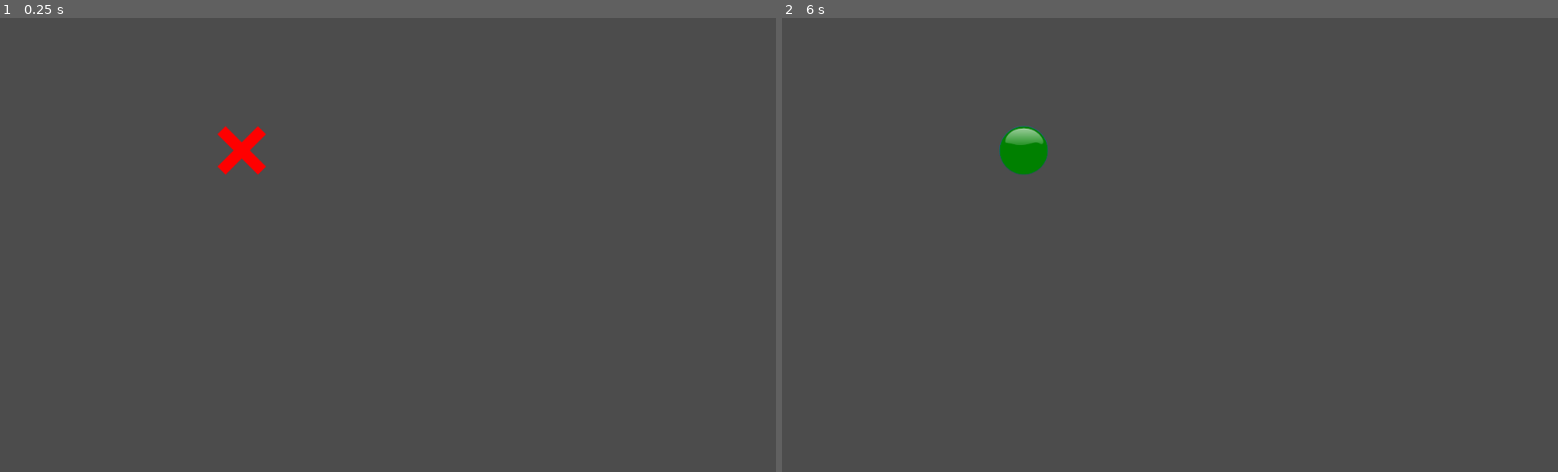
Above: before the commit, frames 1-2 (left to right).
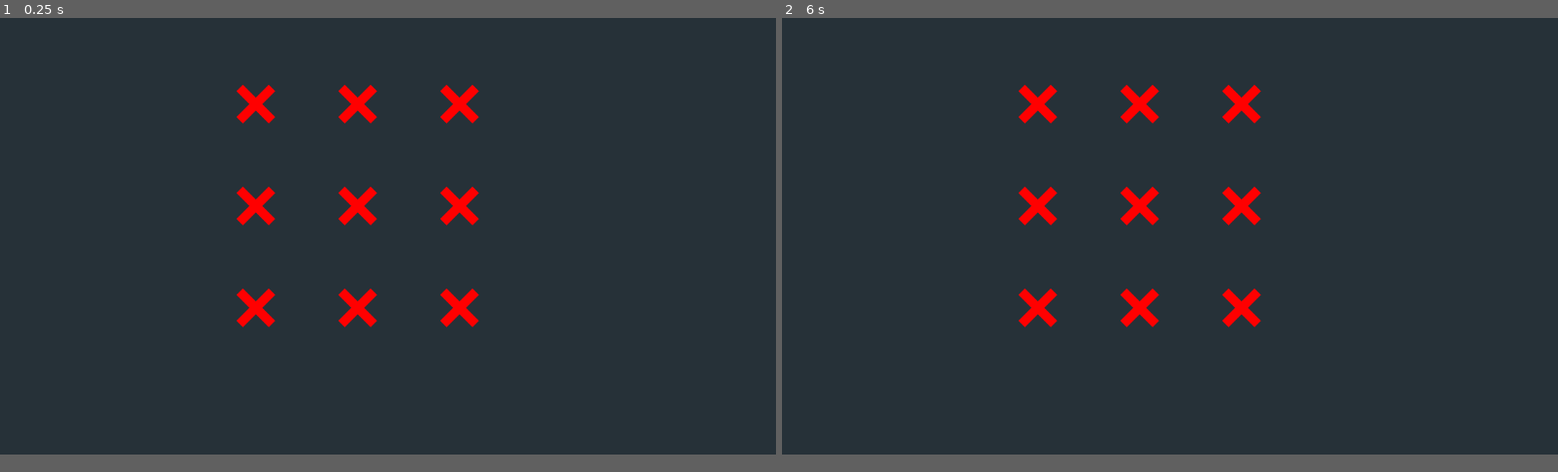
Above: after the commit, the same moments.

Repository: lucassfelix/tic_tac_toe_ai
Game: Godot game, scene res://Scenes/mainScene.tscn
Same seed, same stepped clock (60 frames per second), same inputs: the game is played once before the commit and once after it.
Inputs (mouse positions are in pixels of both pictures, inside the frame that each line leads up to):
- Up to frame 1 (0.25 s): no input
- Up to frame 2 (6 s): click (1022, 149) at 0.52 s; click (1138, 140) at 1.27 s; click (1239, 140) at 2.02 s; click (1138, 245) at 2.77 s; click (1239, 245) at 3.52 s; click (1138, 349) at 4.27 s; click (1239, 349) at 5.02 s; click (1022, 149) at 5.77 s
In our replay, the window is 800x468 before the commit and 800x450 after it. These sizes can differ from the game's own. Grey fills any space a smaller window leaves; there, only what the larger window draws over its background counts as a difference.

The runs differ from the first frame. In frame 1, 96% of the frame differs, in the area x 0-100%, y 0-97%; in frame 2, 96%.
Error before the commit: Invalid call. Nonexistent function 'get_class' in base 'Nil'. (res://Scripts/AIPlayer.gd:16)

Commit message:
Board!

Diff:
--- a/IntegerVar.gd
+++ b/IntegerVar.gd
@@ -8,4 +8,6 @@
 
 func set_value(new_value : int) -> void:
 	value = new_value
-	ResourceSaver.save(resource_path, self)
+	var err := ResourceSaver.save(resource_path, self)
+	if err:
+		print("Falha ao salvar!")
--- a/Piece.gd
+++ b/Piece.gd
@@ -1,6 +1,6 @@
 extends Resource
 class_name Piece
 
-export(String) var name = "EMPTY"
+export(String) var piece_name = " "
 export(int) var value = 0
-export(Texture) var image = null
+export(Texture) var texture = null
--- a/Resources/Pieces/Empty_Piece.tres
+++ b/Resources/Pieces/Empty_Piece.tres
@@ -1,10 +1,8 @@
-[gd_resource type="Resource" load_steps=3 format=2]
+[gd_resource type="Resource" load_steps=2 format=2]
 
 [ext_resource path="res://Piece.gd" type="Script" id=1]
-[ext_resource path="res://Textures/X_Image.png" type="Texture" id=2]
 
 [resource]
 script = ExtResource( 1 )
-name = "X"
-value = -1
-image = ExtResource( 2 )
+piece_name = " "
+value = 0
--- a/Resources/Pieces/O_Piece.tres
+++ b/Resources/Pieces/O_Piece.tres
@@ -1,10 +1,10 @@
 [gd_resource type="Resource" load_steps=3 format=2]
 
 [ext_resource path="res://Piece.gd" type="Script" id=1]
-[ext_resource path="res://Textures/X_Image.png" type="Texture" id=2]
+[ext_resource path="res://Textures/O_Texture.png" type="Texture" id=2]
 
 [resource]
 script = ExtResource( 1 )
-name = "X"
-value = -1
-image = ExtResource( 2 )
+piece_name = "O"
+value = 1
+texture = ExtResource( 2 )
--- a/Resources/Pieces/X_Piece.tres
+++ b/Resources/Pieces/X_Piece.tres
@@ -1,8 +1,10 @@
-[gd_resource type="Resource" load_steps=2 format=2]
+[gd_resource type="Resource" load_steps=3 format=2]
 
 [ext_resource path="res://Piece.gd" type="Script" id=1]
+[ext_resource path="res://Textures/X_Image.png" type="Texture" id=2]
 
 [resource]
 script = ExtResource( 1 )
-name = "EMPTY"
-value = 0
+piece_name = "X"
+value = -1
+texture = ExtResource( 2 )
--- a/Resources/Variables/BoardSize.tres
+++ b/Resources/Variables/BoardSize.tres
@@ -5,4 +5,4 @@
 [resource]
 resource_name = "BoardSize"
 script = ExtResource( 1 )
-value = 5
+value = 3
--- /dev/null
+++ b/Scenes/Board.tscn
@@ -0,0 +1,23 @@
+[gd_scene load_steps=7 format=2]
+
+[ext_resource path="res://Scripts/Board.gd" type="Script" id=1]
+[ext_resource path="res://Resources/Variables/BoardSize.tres" type="Resource" id=2]
+[ext_resource path="res://Resources/Pieces/X_Piece.tres" type="Resource" id=3]
+[ext_resource path="res://Resources/Pieces/Empty_Piece.tres" type="Resource" id=4]
+[ext_resource path="res://Resources/Pieces/O_Piece.tres" type="Resource" id=5]
+[ext_resource path="res://Scenes/BoardPiece.tscn" type="PackedScene" id=6]
+
+[node name="Board" type="Control"]
+anchor_right = 1.0
+anchor_bottom = 1.0
+script = ExtResource( 1 )
+pieces = [ ExtResource( 4 ), ExtResource( 5 ), ExtResource( 3 ) ]
+ai_node_path = NodePath("../AI")
+board_size_resource = ExtResource( 2 )
+board_piece = ExtResource( 6 )
+
+[node name="Rows" type="VBoxContainer" parent="."]
+margin_left = 390.0
+margin_top = 110.0
+margin_right = 890.0
+margin_bottom = 610.0
--- a/Scenes/BoardPiece.tscn
+++ b/Scenes/BoardPiece.tscn
@@ -1,14 +1,9 @@
-[gd_scene load_steps=4 format=2]
+[gd_scene load_steps=2 format=2]
 
-[ext_resource path="res://Textures/X_Image.png" type="Texture" id=1]
 [ext_resource path="res://Scripts/BoardPiece.gd" type="Script" id=2]
-[ext_resource path="res://Textures/O_Texture.png" type="Texture" id=3]
 
-[node name="BoardPiece" type="Node2D"]
-script = ExtResource( 2 )
-
-[node name="TextureButton" type="TextureButton" parent="."]
+[node name="TextureButton" type="TextureButton"]
 margin_right = 40.0
 margin_bottom = 40.0
-texture_normal = ExtResource( 1 )
-texture_hover = ExtResource( 3 )
+size_flags_vertical = 3
+script = ExtResource( 2 )
--- /dev/null
+++ b/Scenes/TitleScreen.tscn
@@ -0,0 +1,25 @@
+[gd_scene load_steps=2 format=2]
+
+[ext_resource path="res://Textures/logo.png" type="Texture" id=1]
+
+[node name="TitleScreen" type="Control"]
+anchor_right = 1.0
+anchor_bottom = 1.0
+
+[node name="Menu" type="VBoxContainer" parent="."]
+margin_left = 120.0
+margin_top = 80.0
+margin_right = 1160.0
+margin_bottom = 640.0
+
+[node name="Logo" type="TextureRect" parent="Menu"]
+margin_right = 1040.0
+margin_bottom = 128.0
+texture = ExtResource( 1 )
+stretch_mode = 4
+
+[node name="CenterRow" type="HBoxContainer" parent="Menu"]
+margin_top = 132.0
+margin_right = 1040.0
+margin_bottom = 560.0
+size_flags_vertical = 3
--- a/Scenes/mainScene.tscn
+++ b/Scenes/mainScene.tscn
@@ -1,23 +1,15 @@
-[gd_scene load_steps=7 format=2]
+[gd_scene load_steps=5 format=2]
 
-[ext_resource path="res://Scenes/BoardPiece.tscn" type="PackedScene" id=1]
-[ext_resource path="res://Scripts/Board.gd" type="Script" id=2]
+[ext_resource path="res://Scenes/Board.tscn" type="PackedScene" id=1]
 [ext_resource path="res://Scripts/AIPlayer.gd" type="Script" id=3]
-[ext_resource path="res://Resources/Variables/BoardSize.tres" type="Resource" id=4]
 [ext_resource path="res://Resources/Pieces/Empty_Piece.tres" type="Resource" id=5]
 [ext_resource path="res://Resources/Pieces/X_Piece.tres" type="Resource" id=6]
 
-[node name="MainScene" type="Node2D"]
+[node name="MainScene" type="Node"]
 
 [node name="AI" type="Node" parent="."]
 script = ExtResource( 3 )
-board_size_resource = ExtResource( 4 )
 empty_piece_resource = ExtResource( 5 )
 player_ai_resource = ExtResource( 6 )
 
-[node name="BoardPiece" parent="." instance=ExtResource( 1 )]
-position = Vector2( 287, 143 )
-
-[node name="Board" type="Node2D" parent="."]
-script = ExtResource( 2 )
-board_size_resource = ExtResource( 4 )
+[node name="Board" parent="." instance=ExtResource( 1 )]
--- a/Scripts/AIPlayer.gd
+++ b/Scripts/AIPlayer.gd
@@ -1,9 +1,11 @@
 extends Node
+
+class_name AIPlayer
 
 const ai_state = -1
 
-export(Resource) var board_size_resource
-var board_size : IntegerVar
+export var board_path : NodePath
+var board_node;
 
 export(Resource) var empty_piece_resource
 var EMPTY_PIECE : Piece
@@ -13,12 +15,14 @@
 
 
 func _ready():
-	print(board_size.get_class())
-	print(board_size_resource.get_class())
-	assert(typeof(board_size) == typeof(board_size_resource), "ERROR: Wrong type of resource. (" + board_size.get_class() + board_size_resource.get_class() + ")")
-	board_size = board_size_resource
+	assert(empty_piece_resource != null, "ERROR: Null resource.")
+	assert(player_ai_resource != null, "ERROR: Null resource.")
 	EMPTY_PIECE = empty_piece_resource
 	AI_PIECE = player_ai_resource
+
+	board_node = get_node(board_path)
+
+
 	pass
 
 
@@ -28,7 +32,9 @@
 
 func minimax(board : Array, ai_turn : bool) -> Array:
 
-	var endgame : int =  Board.endgame(board,ai_state)
+	var board_size : int = len(board)
+
+	var endgame : int =  board_node.endgame(board,ai_state)
 
 	if endgame != 2:
 		return [endgame, []]
@@ -36,11 +42,14 @@
 	var max_play = [-10, []]
 	var min_play = [10, []]
 
-	for row in range(len(board)):
-		for col in range(len(board)):
+	for row in range(board_size):
+		for col in range(board_size):
 			if board[row][col] == EMPTY_PIECE.value:
 
-				board[row][col]
+				if ai_turn:
+					board[row][col] = AI_PIECE.value
+				else:
+					board[row][col] = -AI_PIECE.value
 
 				var result = minimax(board, !ai_turn)
 
@@ -51,19 +60,9 @@
 					if result[0] < min_play[0]:
 						min_play = [result[0],[row,col]]
 
-				board[row][col] = Board.BOARD_PIECE.EMPTY
+				board[row][col] = EMPTY_PIECE.value
 
 	if ai_turn:
 		return max_play
 	else:
 		return min_play
-
-
-
-# Called when the node enters the scene tree for the first time.
-
-
-
-# Called every frame. 'delta' is the elapsed time since the previous frame.
-#func _process(delta):
-#	pass
--- a/Scripts/Board.gd
+++ b/Scripts/Board.gd
@@ -1,38 +1,64 @@
-extends Node
+extends Control
 
 class_name Board
 
-enum BOARD_PIECE {EMPTY= 0, X=-1, O=1}
+enum BOARD_PIECE {EMPTY=0, O=1, X=2}
+
+export(Array, Resource) var pieces
+
+export(NodePath) var ai_node_path
+var ai_node : AIPlayer
 
 export(Resource) var board_size_resource
 var board_size : IntegerVar
 
+export(PackedScene) var board_piece : PackedScene
+
 var game_board : Array
+var current_player : int
+var game_has_ended : bool
 
-# Called when the node enters the scene tree for the first time.
+
 func _ready():
 
+	ai_node = get_node(ai_node_path)
+	var rows = $Rows
 	board_size = board_size_resource
 
-	print(board_size.get_value())
-	board_size.set_value(5)
-	print(board_size.get_value())
+	game_board = []
+	for i in range(board_size.value):
+		game_board.append([])
+		var new_hbox := HBoxContainer.new()
+		rows.add_child(new_hbox)
+		new_hbox.size_flags_horizontal = SIZE_FILL
+		new_hbox.size_flags_vertical = SIZE_EXPAND_FILL
+		for j in range(board_size.value):
+			var new_bp := board_piece.instance()
+			new_hbox.add_child(new_bp)
+			new_bp.size_flags_horizontal = SIZE_EXPAND
+			new_bp.set_pos([i,j])
+			new_bp.set_piece(pieces[BOARD_PIECE.X])
+			game_board[i].append(new_bp)
+
+	draw_debug_board(game_board)
 
 
-#	game_board = []
-#	for i in range(board_size.value):
-#		game_board.append([])
-#		for _j in range(board_size):
-#			game_board[i].append(BOARD_PIECE.EMPTY)
+static func draw_debug_board(board: Array):
+	for i in len(board):
+		var line = ""
+		for j in len(board):
+			line += board[i][j].piece.piece_name + "|"
+		print(line)
+	print("\n")
 
-func make_move(move : Array, piece : int) -> bool:
-	game_board[move[0]][move[1]] = piece
+func make_move(move : Array, piece : Piece) -> bool:
+	game_board[move[0]][move[1]].set_piece(piece)
 	if endgame(game_board, BOARD_PIECE.X):
 		return false
 	return true
 
-static func check_row(row : Array, col_count : int) -> bool:
-	for col in range(col_count-1):
+func check_row(row : Array) -> bool:
+	for col in range(board_size.value-1):
 		if (
 			row[col] != row[col+1]
 			or row[col] == BOARD_PIECE.EMPTY
@@ -40,8 +66,8 @@
 			return false
 	return true
 
-static func check_col(board : Array, row_count: int, col : int) -> bool:
-	for row in range(row_count-1):
+func check_col(board : Array, col : int) -> bool:
+	for row in range(board_size.value-1):
 		if (
 			board[row][col] != board[row+1][col]
 			or board[row][col] == BOARD_PIECE.EMPTY
@@ -49,8 +75,8 @@
 			return false
 	return true
 
-static func check_primary_diagonal(board : Array, board_size : int) -> bool:
-	for index in range(board_size-1):
+func check_primary_diagonal(board : Array) -> bool:
+	for index in range(board_size.value - 1):
 		if(
 			board[index][index] != board[index+1][index+1]
 			or board[index][index] == BOARD_PIECE.EMPTY
@@ -58,35 +84,44 @@
 			return false
 	return true
 
-static func check_secondary_diagonal(board : Array, board_size : int) -> bool:
-	for index in range(board_size-1):
+func check_secondary_diagonal(board : Array) -> bool:
+	for index in range(board_size.value - 1):
 		if(
-			board[index][board_size - 1 - index] != board[index+1][board_size - 2 -index]
-			or board[index][board_size - 1 - index] == BOARD_PIECE.EMPTY
+			board[index][board_size.value - 1 - index] != board[index+1][board_size.value - 2 -index]
+			or board[index][board_size.value - 1 - index] == BOARD_PIECE.EMPTY
 		):
 			return false
 	return true
 
-static func endgame(board : Array, ai_piece : int) -> int:
+func endgame(board : Array, ai_piece : int) -> int:
 
-	var board_size = len(board)
-
-	for row in range(board_size):
-		if check_row(board[row],board_size):
+	for row in range(board_size.value):
+		if check_row(board[row]):
 			return 1 if board[row][0] == ai_piece else -1
 
-	for col in range(board_size):
-		if check_col(board, board_size, col):
+	for col in range(board_size.value):
+		if check_col(board, col):
 			return 1 if board[0][col] == ai_piece else -1
 
-	if check_primary_diagonal(board, board_size):
+	if check_primary_diagonal(board):
 		return 1 if board[0][0] == ai_piece else -1
 
-	if check_secondary_diagonal(board,board_size):
-		return 1 if board[0][board_size-1] == ai_piece else -1
+	if check_secondary_diagonal(board):
+		return 1 if board[0][board_size.value-1] == ai_piece else -1
 
-	for row in range(board_size):
-		for col in range(board_size):
+	for row in range(board_size.value):
+		for col in range(board_size.value):
 			if board[row][col] == BOARD_PIECE.EMPTY:
 				return 2
 	return 0
+
+
+func _on_Button_pressed():
+	var move = $TextEdit.text
+	var row = int(move[0])
+	var col = int(move[1])
+	var _finished = make_move([row,col],pieces[BOARD_PIECE.X])
+	draw_debug_board(game_board)
+	var new_move = ai_node.minimax(game_board,true)[1]
+	_finished = make_move(new_move,pieces[BOARD_PIECE.O])
+	draw_debug_board(game_board)
--- a/Scripts/BoardPiece.gd
+++ b/Scripts/BoardPiece.gd
@@ -1,13 +1,20 @@
-extends Node2D
+extends TextureButton
 
+var pos : Array
+var piece : Piece
 
-export var pos_x : int
-export var pos_y : int
-
-
-func _ready():
+func _ready() -> void:
 	pass
 
-# Called every frame. 'delta' is the elapsed time since the previous frame.
-#func _process(delta):
-#	pass
+func set_piece(new_piece : Piece):
+
+	piece = new_piece
+	update_sprite()
+	pass
+
+func update_sprite():
+	set_normal_texture(piece.texture)
+	pass
+
+func set_pos(new_pos : Array):
+	pos = new_pos
--- a/project.godot
+++ b/project.godot
@@ -10,6 +10,11 @@
 
 _global_script_classes=[ {
 "base": "Node",
+"class": "AIPlayer",
+"language": "GDScript",
+"path": "res://Scripts/AIPlayer.gd"
+}, {
+"base": "Control",
 "class": "Board",
 "language": "GDScript",
 "path": "res://Scripts/Board.gd"
@@ -25,6 +30,7 @@
 "path": "res://Piece.gd"
 } ]
 _global_script_class_icons={
+"AIPlayer": "",
 "Board": "",
 "IntegerVar": "",
 "Piece": ""
@@ -35,6 +41,11 @@
 config/name="Tic Tac Toe IA"
 run/main_scene="res://Scenes/MainScene.tscn"
 config/icon="res://icon.png"
+
+[display]
+
+window/size/width=1280
+window/size/height=720
 
 [gui]
 
@@ -49,4 +60,5 @@
 quality/driver/driver_name="GLES2"
 vram_compression/import_etc=true
 vram_compression/import_etc2=false
+environment/default_clear_color=Color( 0.14902, 0.192157, 0.219608, 1 )
 environment/default_environment="res://default_env.tres"
Not shown, added: Textures/logo.png.import
Renamed: Textures/icon.png -> icon.png
Not shown, changed: icon.png.import
